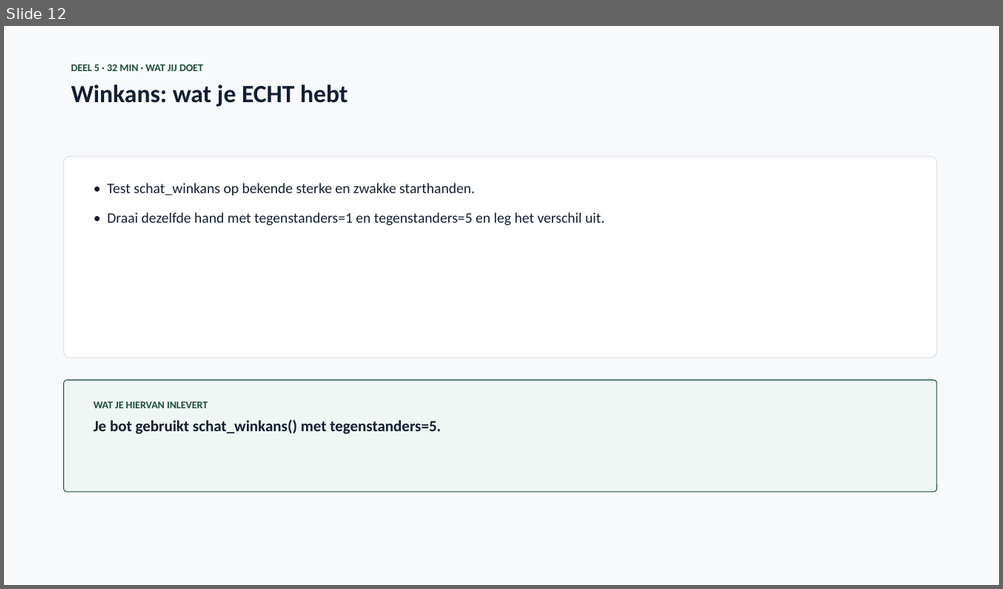
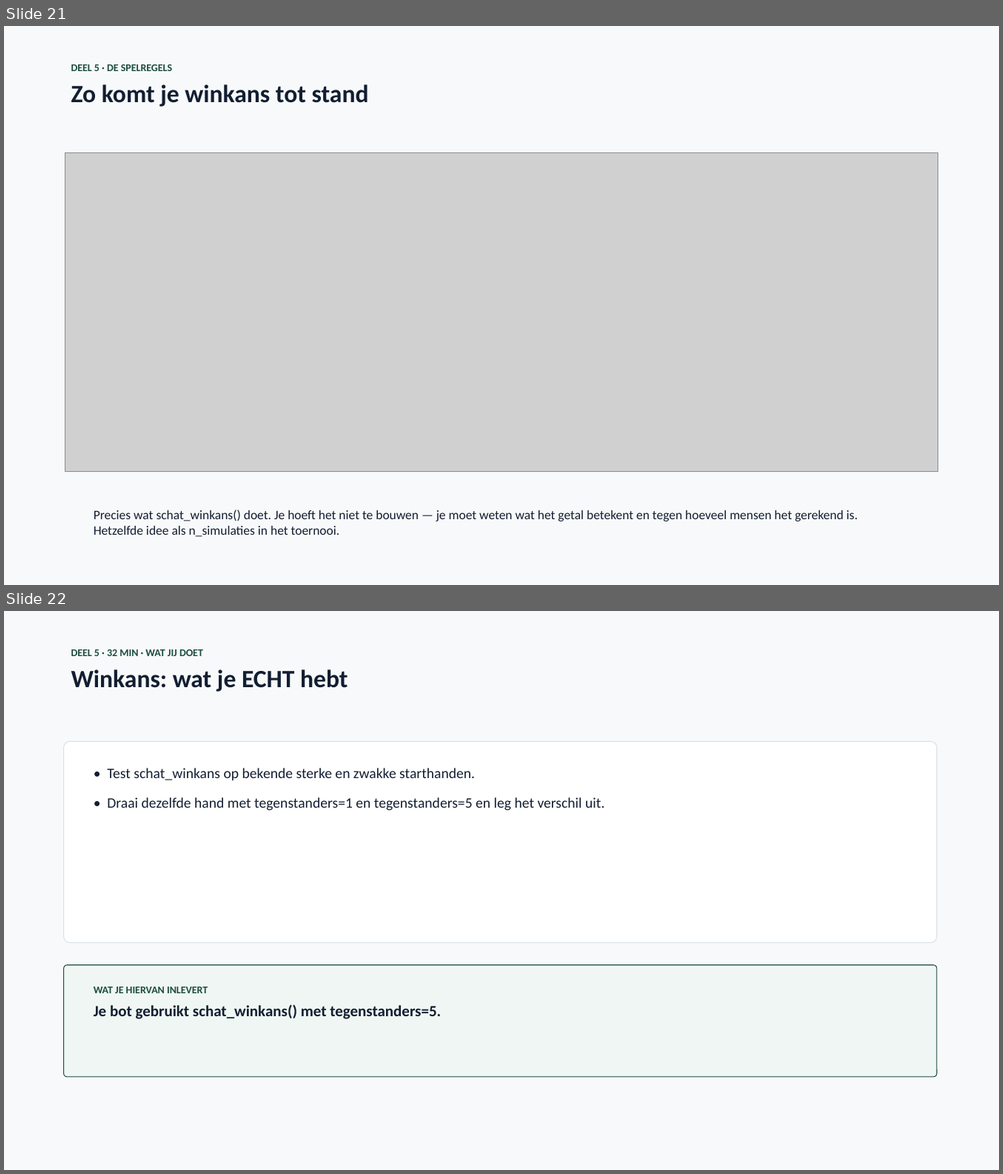
Before and after one commit to finturion/poker-analytics-challenge, a slide deck: powerpoints/Pokerbot_Upgrade_Week3.pptx. Shown one above the other, each under a label of ours: slide 12 before the commit, slides 21 and 22 after it. The pictures are 1003x589 and 1003x1174 pixels, drawn with LibreOffice and Linux fonts; fonts in the diff are those of the drawing; grey boxes stand for pictures. Boxes give left, top, right and bottom in pixels: in the first picture for what was removed or moved away, otherwise in the second. Text is boxed around its words. In the diff, an @@ line names an element or a change of style, - is before the commit and + after.

```diff
--- a/powerpoints/Pokerbot_Upgrade_Week3.pptx
+++ b/powerpoints/Pokerbot_Upgrade_Week3.pptx
@@ slide 21 added at (4, 26, 999, 585), background #FFFFFF @@
@@ rectangle added at (4, 26, 999, 585), fill #F8F9FA @@
@@ text added at (71, 64, 369, 107), 24 pt, text #121E31, bold @@
+DEEL 5 · DE SPELREGELS
+Zo komt je winkans tot stand
@@ picture added at (65, 153, 938, 472) @@
@@ text added at (94, 510, 857, 537), 12.5 pt, text #121E31 @@
+Precies wat schat_winkans() doet. Je hoeft het niet te bouwen — je moet weten wat het getal betekent en tegen hoeveel mensen het gerekend is. Hetzelfde idee als n_simulaties in het toernooi.
@@ what was slide 12 is now slide 22 @@
```
Also in this commit, not shown: 1 slide changed, 12 other slides added, 16 other files.
